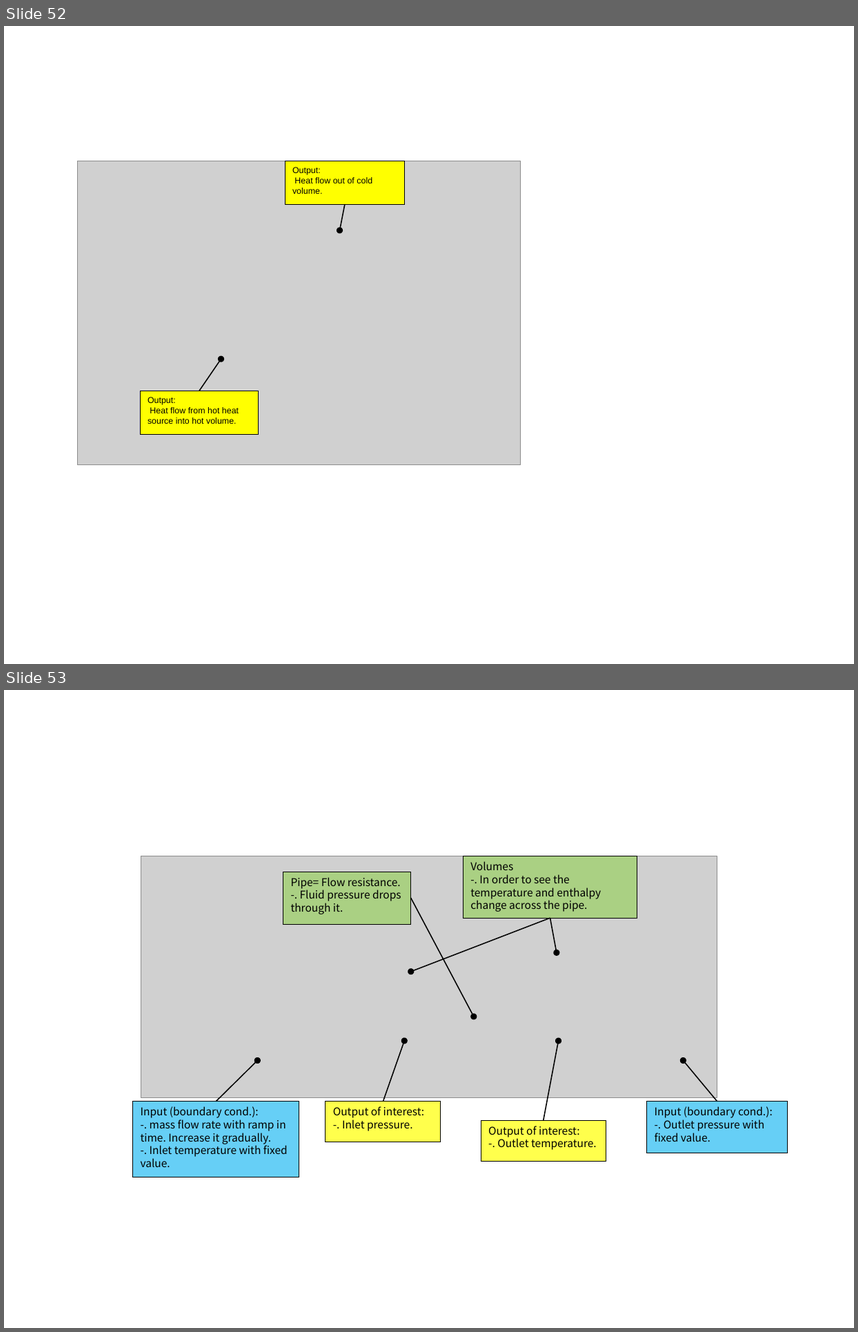
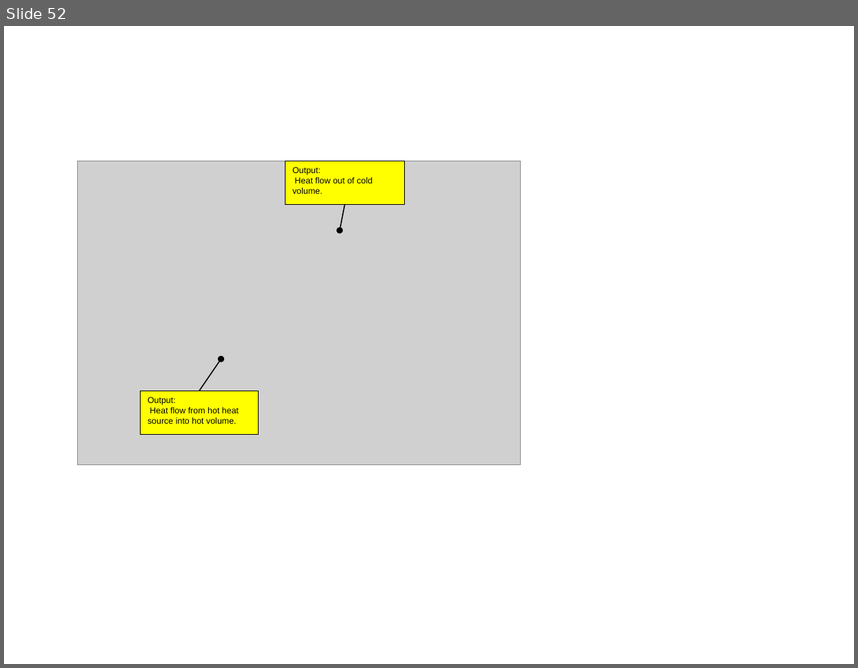
Before and after one commit to zeta-plusplus/PropulsionSystem, a slide deck: figs/makeFig.pptx. Shown one above the other, each under a label of ours: slides 52 and 53 before the commit, slide 52 after it. The pictures are 858x1332 and 858x668 pixels, drawn with LibreOffice and Linux fonts; fonts in the diff are those of the drawing; grey boxes stand for pictures. Boxes give left, top, right and bottom in pixels: in the first picture for what was removed or moved away, otherwise in the second. Text is boxed around its words. In the diff, an @@ line names an element or a change of style, - is before the commit and + after.

```diff
--- a/figs/makeFig.pptx
+++ b/figs/makeFig.pptx
@@ slide 53 removed at box(4, 690, 854, 1328), background #FFFFFF @@
@@ picture removed at box(141, 856, 717, 1097) @@
@@ rectangle removed at box(283, 871, 411, 924) @@
-Pipe= Flow resistance.
--. Fluid pressure drops through it.
@@ rectangle removed at box(463, 856, 637, 918) @@
-Volumes
--. In order to see the temperature and enthalpy change across the pipe.
@@ arrow removed from (411, 898) to (474, 1016) @@
@@ arrow removed from (550, 918) to (411, 972) @@
@@ arrow removed from (550, 918) to (557, 952) @@
@@ arrow removed from (383, 1101) to (404, 1041) @@
@@ arrow removed from (544, 1120) to (559, 1041) @@
@@ arrow removed from (216, 1101) to (258, 1061) @@
@@ arrow removed from (717, 1101) to (684, 1061) @@
@@ rectangle removed at box(133, 1101, 299, 1176) @@
-Input (boundary cond.):
--. mass flow rate with ramp in time. Increase it gradually.
--. Inlet temperature with fixed value.
@@ rectangle removed at box(326, 1101, 441, 1142) @@
-Output of interest:
--. Inlet pressure.
@@ rectangle removed at box(647, 1101, 789, 1153) @@
-Input (boundary cond.):
--. Outlet pressure with fixed value.
@@ rectangle removed at box(481, 1120, 606, 1161) @@
-Output of interest:
--. Outlet temperature.
```
Also in this commit, not shown: 4 other slides removed, 3 other files.
